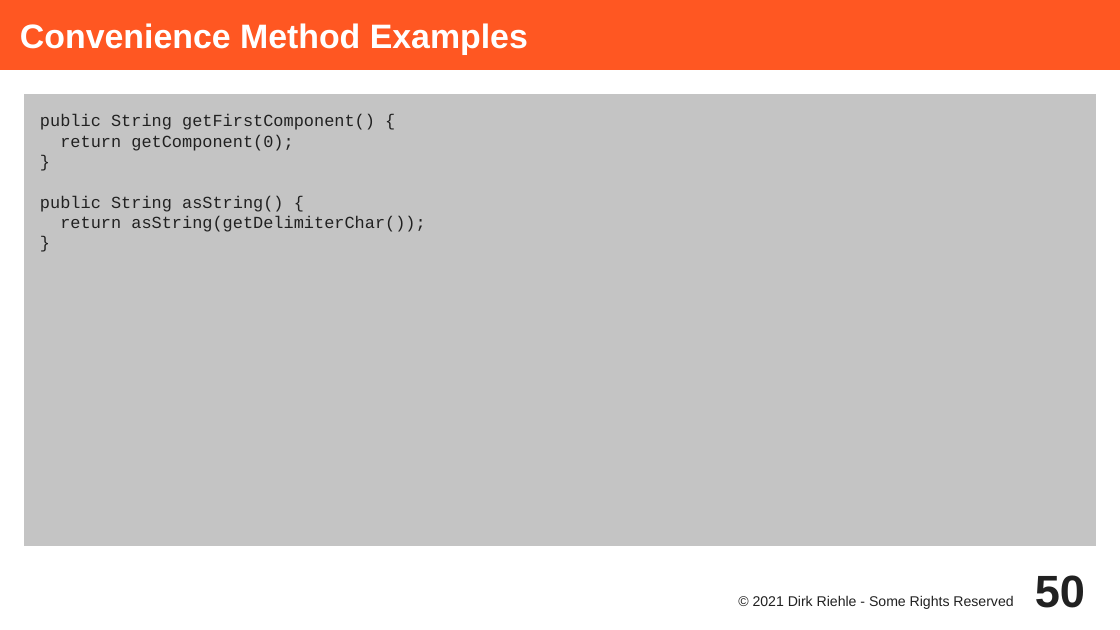
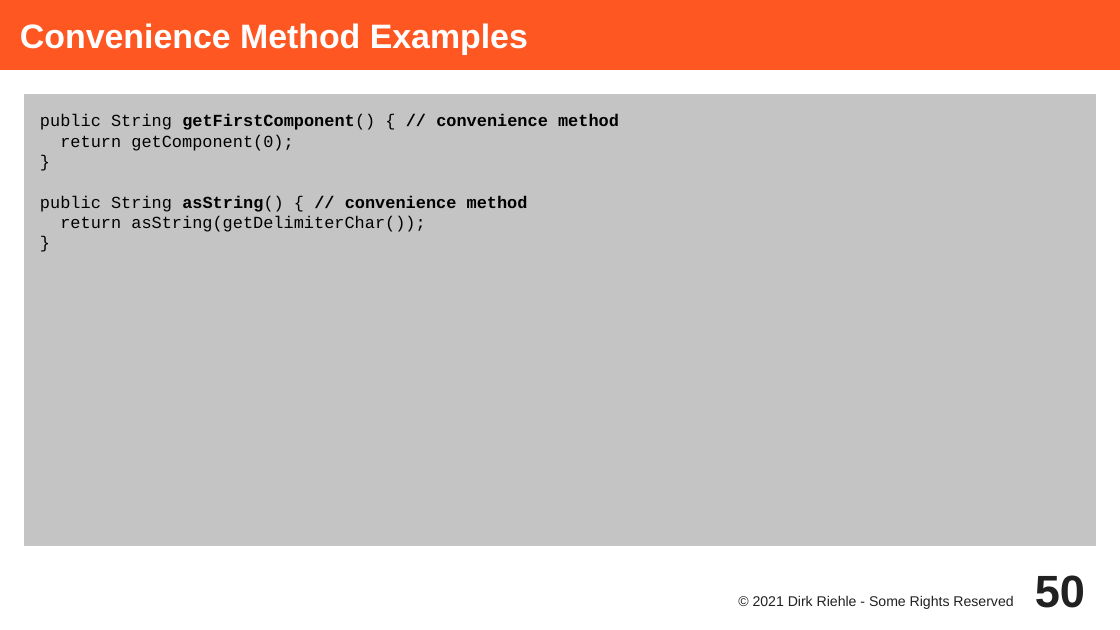
Before and after one commit to dirkriehle/adap-course, a slide deck: slide 50 of Lecture Slides/ADAP C01 - Method Types and Properties.odp. Drawn at 1120x630 pixels with LibreOffice and Linux fonts; fonts in the diff are those of the drawing. Boxes give left, top, right and bottom in pixels: in the first picture for what was removed or moved away, otherwise in the second. Text is boxed around its words. In the diff, an @@ line names an element or a change of style, - is before the commit and + after.

```diff
--- a/Lecture Slides/ADAP C01 - Method Types and Properties.odp
+++ b/Lecture Slides/ADAP C01 - Method Types and Properties.odp
@@ text at (40,114,619,130): text changed; text colour #212121 to #000000; bold on @@
-public String getFirstComponent() {
+public String getFirstComponent() { // convenience method
@@ text at (60,134,425,232): text colour #212121 to #000000 in "return getComponent(0);", "}", "return asString(getDelimiterChar());", "}" @@
@@ text at (40,195,528,212): text changed; text colour #212121 to #000000; bold on @@
-public String asString() {
+public String asString() { // convenience method
```
Also in this commit, not shown: 15 other slides changed, 13 other files.
